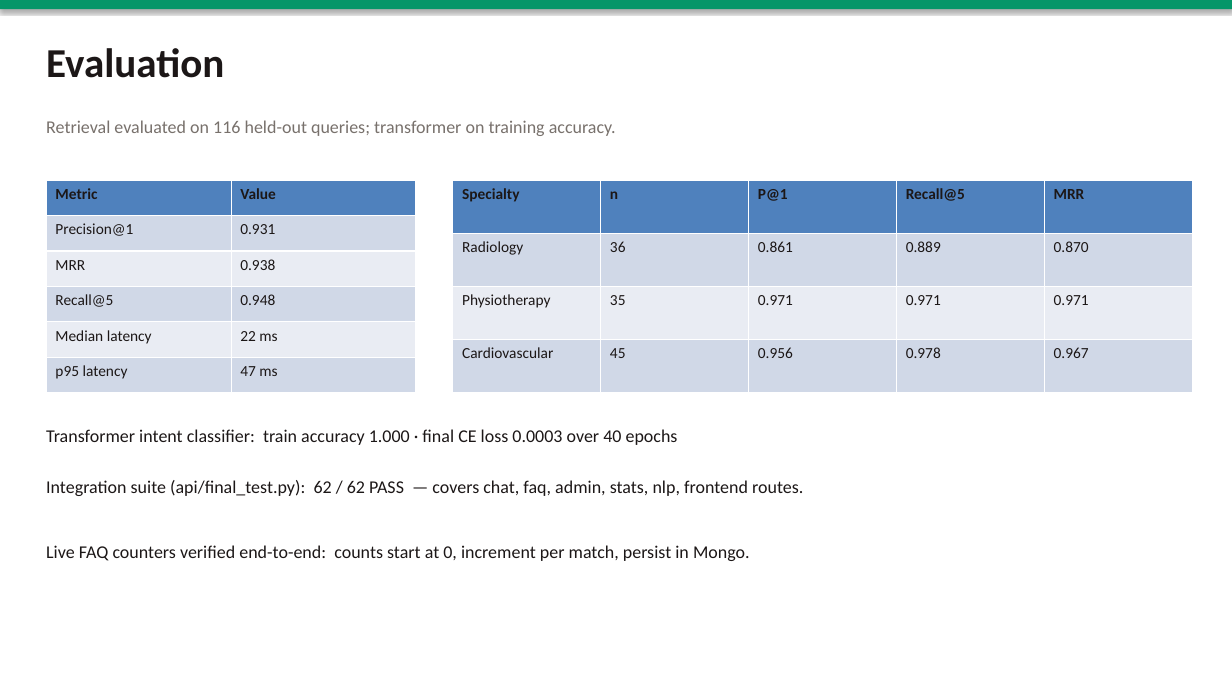
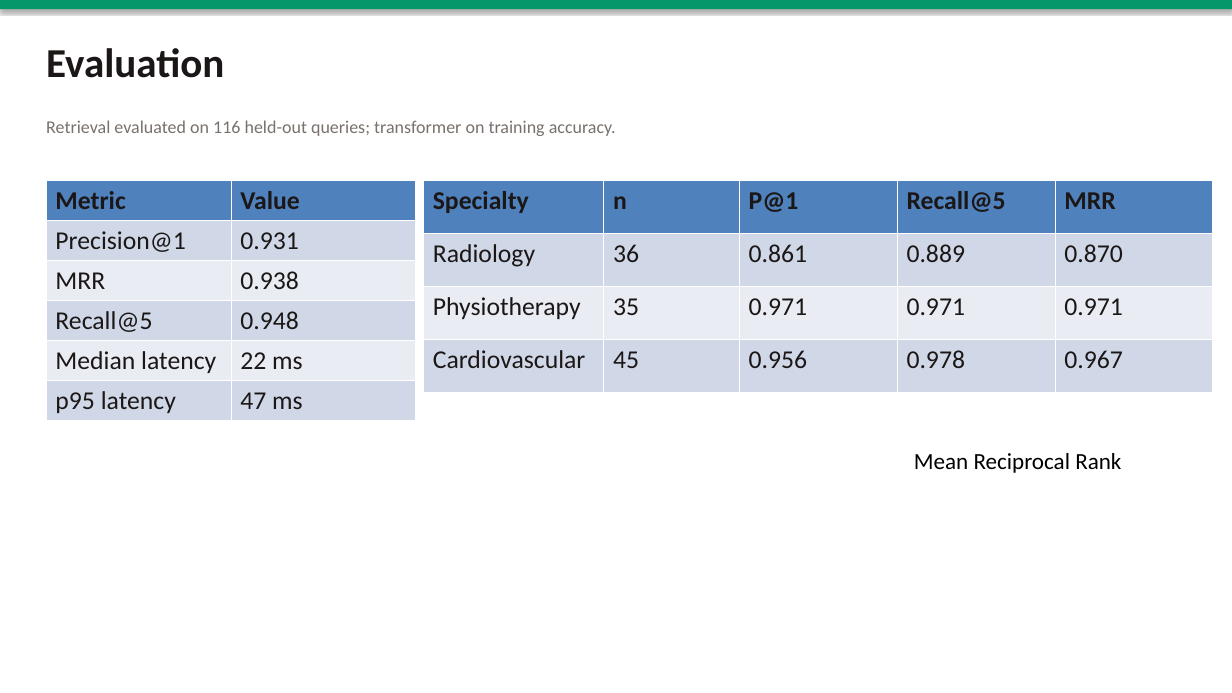
Before and after one commit to AbdulGhani002/medical-faq-auto, a slide deck: slide 6 of MedFAQ_Slides.pptx. Drawn at 1232x693 pixels with LibreOffice and Linux fonts; fonts in the diff are those of the drawing. Boxes give left, top, right and bottom in pixels: in the first picture for what was removed or moved away, otherwise in the second. Text is boxed around its words. In the diff, an @@ line names an element or a change of style, - is before the commit and + after.

```diff
--- a/MedFAQ_Slides.pptx
+++ b/MedFAQ_Slides.pptx
@@ table at (46,180,416,421) @@
@@ size 12 to 20 pt @@
@@ table at (423,180,1214,393) @@
@@ size 12 to 20 pt @@
@@ table: place and size @@
-table at (453,180,1192,393)
+table at (423,180,1214,393)
@@ text removed at (46,429,678,445) @@
-Transformer intent classifier: train accuracy 1.000 · final CE loss 0.0003 over 40 epochs
@@ text added at (914,453,1121,473), 18 pt, text #000000 @@
+Mean Reciprocal Rank
@@ text removed at (46,480,803,496) @@
-Integration suite (api/final_test.py): 62 / 62 PASS — covers chat, faq, admin, stats, nlp, frontend routes.
@@ text removed at (46,545,750,561) @@
-Live FAQ counters verified end-to-end: counts start at 0, increment per match, persist in Mongo.
```
Also in this commit, not shown: 10 other slides changed, 4 other files.
